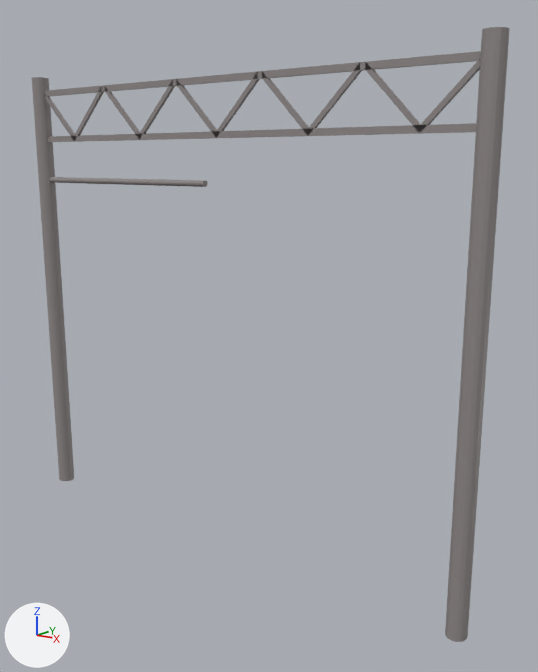
The Blender file U-Line/Structure/kasen_ichinoko_bridge.blend, before and after one commit.
Rendered twice from a 50 mm camera at (9.76, -8.74, 5.35) aimed at (2.66, 0.43, 2.63). The lights are fixed; the arrows at lower left show +X, +Y and +Z.

The first picture shows '円柱', '円柱.001', '円柱.002', '立方体', '立方体.001', '立方体.003'.
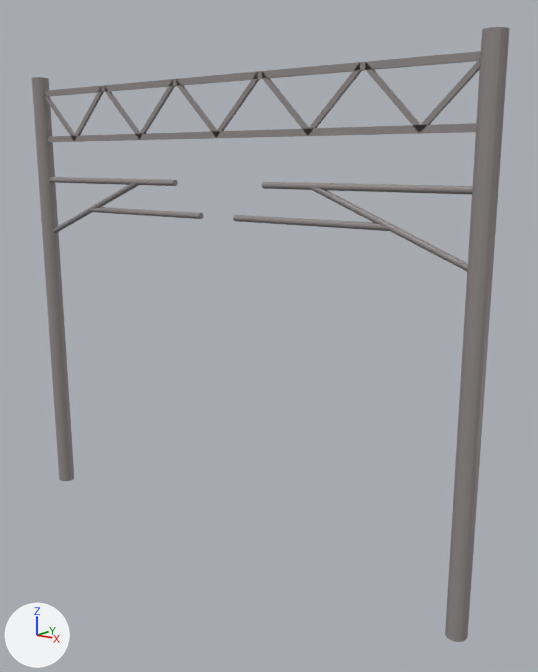
Boxes [x1, y1, x2, y2] around the edits, measured in the pictures (538 x 672 px):
'円柱.005', added
    after: [262, 182, 472, 194]
'円柱.006', added
    after: [310, 187, 468, 271]
'円柱.007', added
    after: [233, 215, 389, 231]
'円柱.001', mesh rescaled (19% narrower, 9% shorter)
    before: [49, 177, 208, 187]
    after: [49, 177, 178, 186]
'円柱.004', added
    after: [90, 207, 203, 219]
'円柱.003', added
    after: [53, 182, 139, 233]

Diff of the bpy script that builds the scene:
```diff
--- a/U-Line/Structure/kasen_ichinoko_bridge.blend.py
+++ b/U-Line/Structure/kasen_ichinoko_bridge.blend.py
@@ me_円柱_001 @@
 me_円柱_001.from_pydata(...)  # 32 vertices, 18 faces; spans x -0.05..0.05, y -0.05..0.05, z -2.0..2.0
 # used by ob_円柱_001; location = (-0.25, 0.0, 5.0); rotation_euler = (0.0, 1.571, 0.0), in degrees (0, 90, 0)
+# me_円柱_001 part 1: the whole mesh is scaled about its middle by (1, 1, 0.838), then moved by (0.0, 0.0, -0.32)
 me_円柱_001.materials.append(mat_kasen)
@@ me_円柱_014 @@
+me_円柱_014.from_pydata(...)  # a 16-sided cylinder along z spanning x -0.05..0.05, y -0.05..0.05, z -0.75..1.9
+me_円柱_014.materials.append(mat_kasen)  # grey #908989
@@ me_円柱_013 @@
+me_円柱_013.from_pydata(...)  # 32 vertices, 18 faces; spans x -0.05..1.05, y -0.05..0.05, z -2.0..0.5
+me_円柱_013.materials.append(mat_kasen)  # grey #908989
@@ me_円柱_012 @@
+me_円柱_012.from_pydata(...)  # a 16-sided cylinder along z spanning x -0.05..0.05, y -0.05..0.05, z -2.0..1.35
+me_円柱_012.materials.append(mat_kasen)  # grey #908989
@@ me_円柱_011 @@
+me_円柱_011.from_pydata(...)  # a 16-sided cylinder along z spanning x -0.05..0.05, y -0.05..0.05, z -0.75..1.9
+me_円柱_011.materials.append(mat_kasen)  # grey #908989
@@ ob_円柱_007 @@
+ob_円柱_007 = bpy.data.objects.new('円柱.007', me_円柱_014)
+ob_円柱_007.location = (4.25, 0.0, 4.5)
+ob_円柱_007.rotation_euler = (0.0, -1.571, 0.0)  # degrees (0, -90, 0)
+ob_円柱_007.scale = (-1.0, 1.0, 1.0)
@@ ob_円柱_006 @@
+ob_円柱_006 = bpy.data.objects.new('円柱.006', me_円柱_013)
+ob_円柱_006.location = (4.25, 0.0, 5.0)
+ob_円柱_006.rotation_euler = (0.0, -1.571, 0.0)  # degrees (0, -90, 0)
+ob_円柱_006.scale = (-1.0, 1.0, 1.0)
@@ ob_円柱_005 @@
+ob_円柱_005 = bpy.data.objects.new('円柱.005', me_円柱_012)
+ob_円柱_005.location = (4.25, 0.0, 5.0)
+ob_円柱_005.rotation_euler = (0.0, -1.571, 0.0)  # degrees (0, -90, 0)
+ob_円柱_005.scale = (-1.0, 1.0, 1.0)
@@ ob_円柱_004 @@
+ob_円柱_004 = bpy.data.objects.new('円柱.004', me_円柱_011)
+ob_円柱_004.location = (-0.25, 0.0, 4.5)
+ob_円柱_004.rotation_euler = (0.0, 1.571, 0.0)  # degrees (0, 90, 0)
@@ ob_円柱_003 @@
+ob_円柱_003 = bpy.data.objects.new('円柱.003', me_円柱_013.copy())
+ob_円柱_003.location = (-0.25, 0.0, 5.0)
+ob_円柱_003.rotation_euler = (0.0, 1.571, 0.0)  # degrees (0, 90, 0)
```
